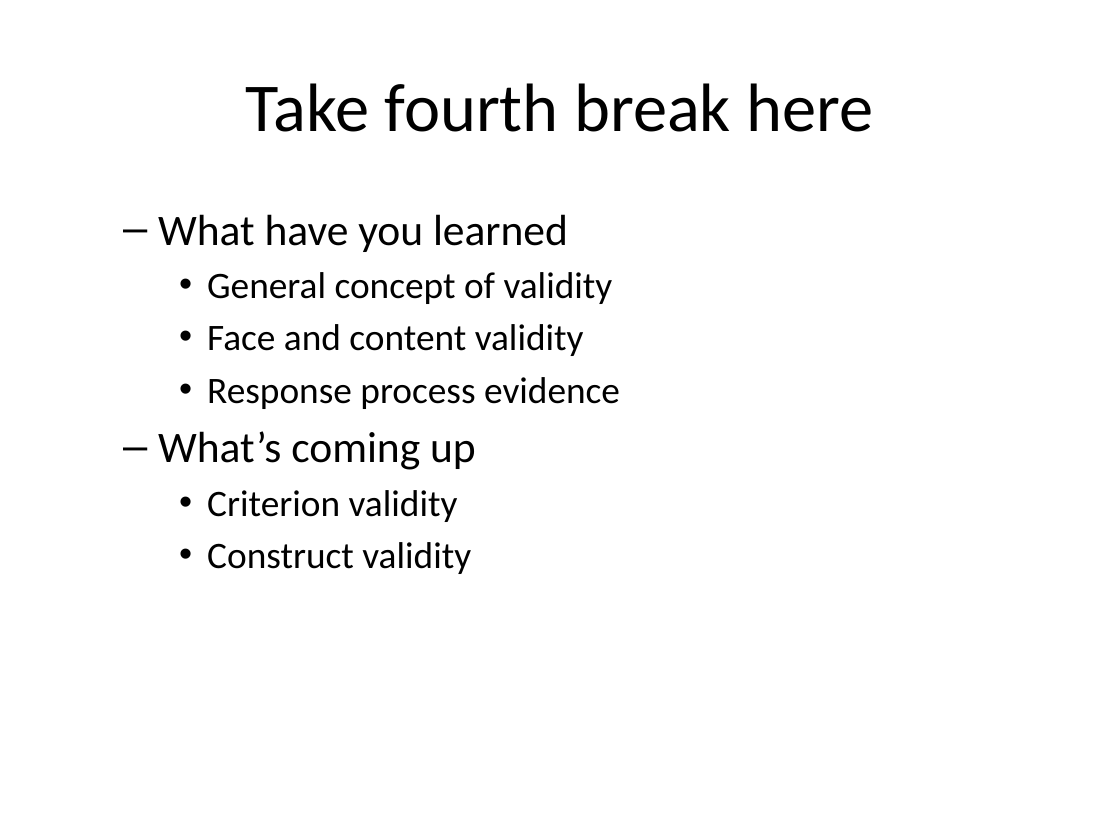
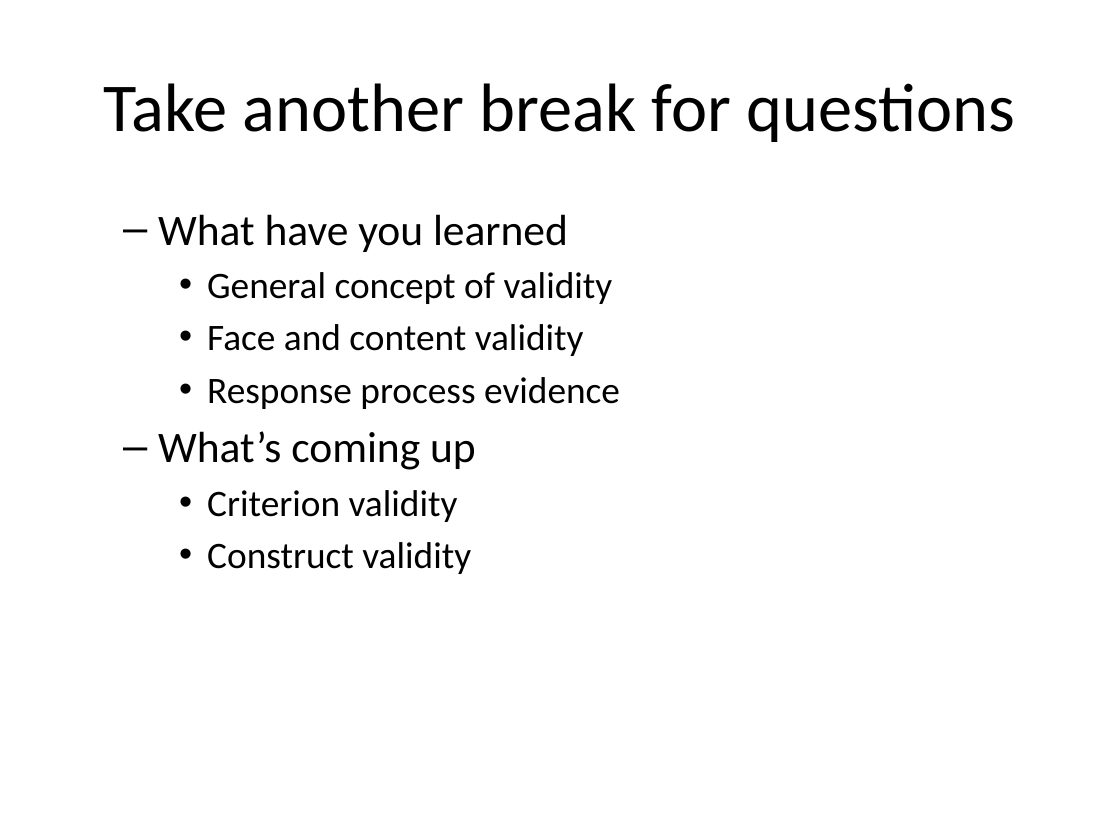
Before and after one commit to pmean/reliability-and-validity, a slide deck: slide 29 of src/rav.pptx (slide 28 before the commit). Drawn at 1120x840 pixels with LibreOffice and Linux fonts; fonts in the diff are those of the drawing. Boxes give left, top, right and bottom in pixels: in the first picture for what was removed or moved away, otherwise in the second. Text is boxed around its words. In the diff, an @@ line names an element or a change of style, - is before the commit and + after.

```diff
--- a/src/rav.pptx
+++ b/src/rav.pptx
@@ title at box(103, 83, 1015, 142): text changed @@
-Take fourth break here
+Take another break for questions
```
Also in this commit, not shown: 15 other slides changed, 18 slides added, 5 slides removed, 3 other files.
